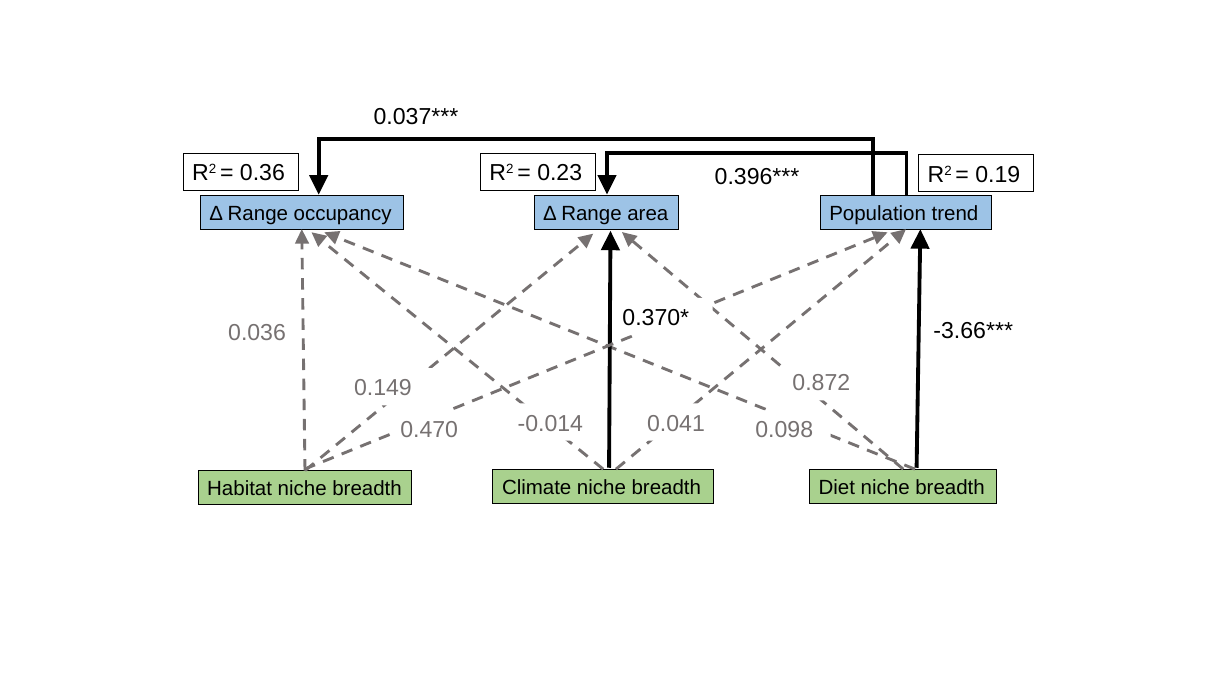
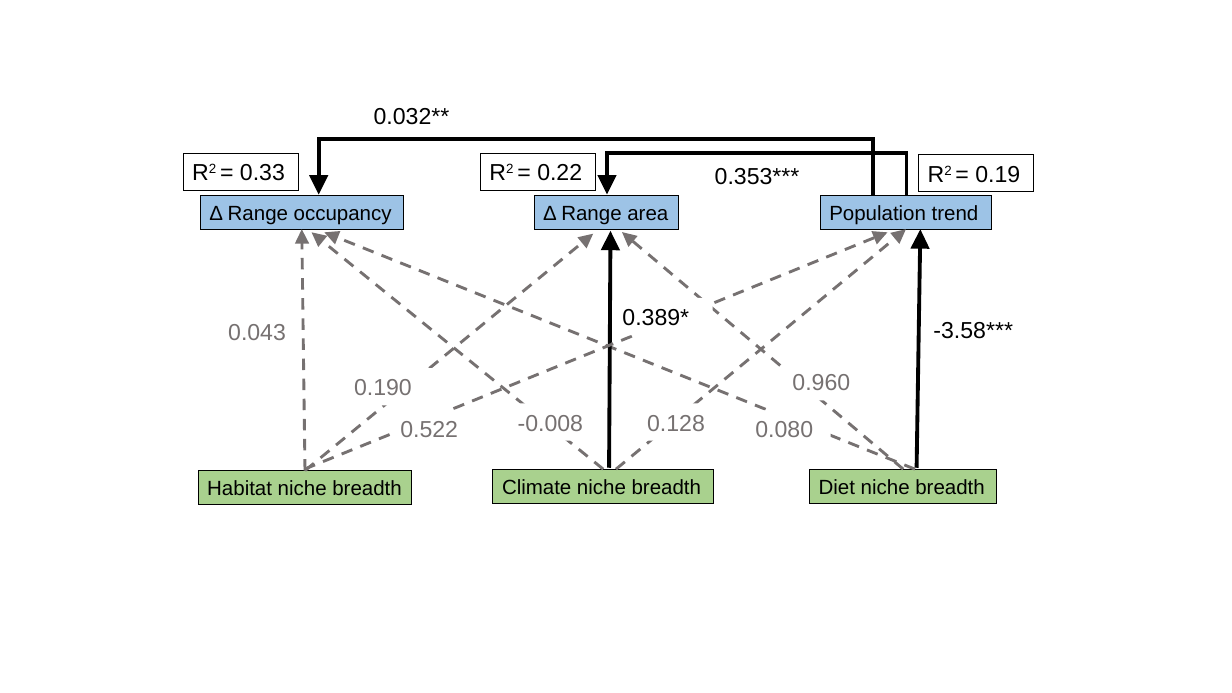
Before and after one commit to zahraddeen1/avian-range-shifts, a slide deck: slide 1 of figures/sem_venn_figures.pptx. Drawn at 1232x693 pixels with LibreOffice and Linux fonts; fonts in the diff are those of the drawing. Boxes give left, top, right and bottom in pixels: in the first picture for what was removed or moved away, otherwise in the second. Text is boxed around its words. In the diff, an @@ line names an element or a change of style, - is before the commit and + after.

```diff
--- a/figures/sem_venn_figures.pptx
+++ b/figures/sem_venn_figures.pptx
@@ text in rectangle at (374,108,450,125): text changed @@
-0.037***
+0.032**
@@ text in rectangle at (240,164,285,181): text changed @@
-R2 = 0.36
+R2 = 0.33
@@ text in rectangle at (537,164,582,181): text changed @@
-R2 = 0.23
+R2 = 0.22
@@ text in rectangle at (715,168,800,185): text changed @@
-0.396***
+0.353***
@@ text at (228,324,286,340): text changed @@
-0.036
+0.043
@@ text at (622,309,689,326): text changed @@
-0.370*
+0.389*
@@ text at (933,322,1013,339): text changed @@
--3.66***
+-3.58***
@@ text at (354,379,412,395): text changed @@
-0.149
+0.190
@@ text at (792,374,850,390): text changed @@
-0.872
+0.960
@@ text at (518,415,583,431): text changed @@
--0.014
+-0.008
@@ text at (647,415,705,431): text changed @@
-0.041
+0.128
@@ text at (400,421,458,437): text changed @@
-0.470
+0.522
@@ text at (755,421,813,437): text changed @@
-0.098
+0.080
```
Also in this commit, not shown: 2 other slides changed, 3 other files.
